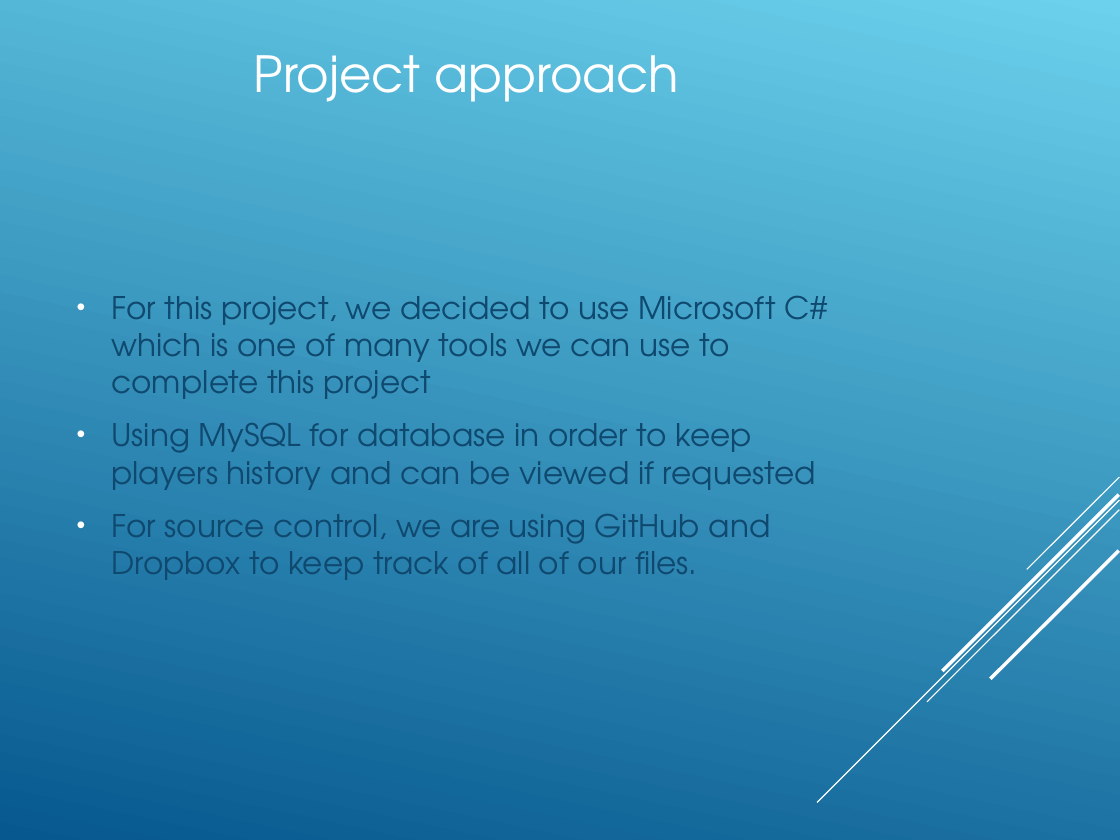
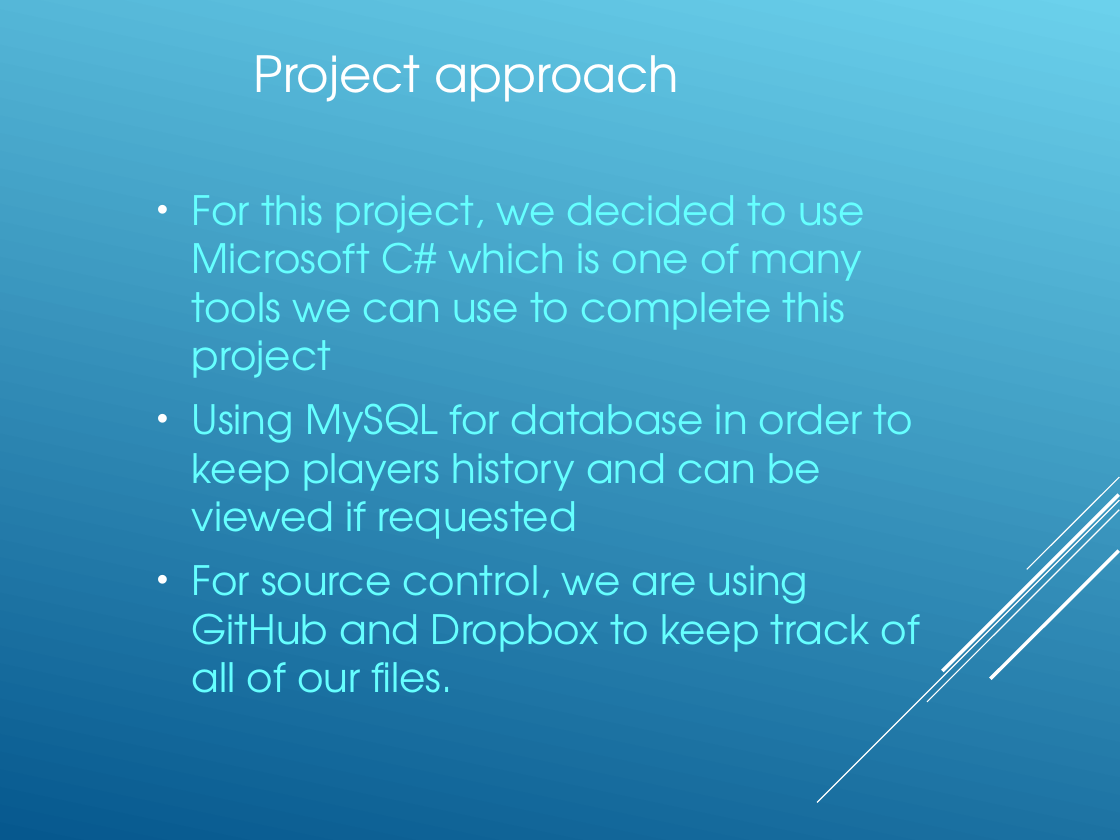
Before and after one commit to Amatarasu/A-Team, a slide deck: slide 5 of Power.Point.Presentation-bk.ppt (slide 24 before the commit). Drawn at 1120x840 pixels with LibreOffice and Linux fonts; fonts in the diff are those of the drawing. Boxes give left, top, right and bottom in pixels: in the first picture for what was removed or moved away, otherwise in the second. Text is boxed around its words. In the diff, an @@ line names an element or a change of style, - is before the commit and + after.

```diff
--- a/Power.Point.Presentation-bk.ppt
+++ b/Power.Point.Presentation-bk.ppt
@@ text "For this project, we decided ...": place and size @@
-text "For this project, we decided ..." at [111,296,828,580]
+text "For this project, we decided ..." at [192,195,920,652]
@@ text "For this project, we decided ..." at [192,195,920,652]: size 20 to 26 pt, text colour #0F496F to #66FFFF @@
```
Also in this commit, not shown: 3 other slides changed, 9 slides added, 2 slides removed.
